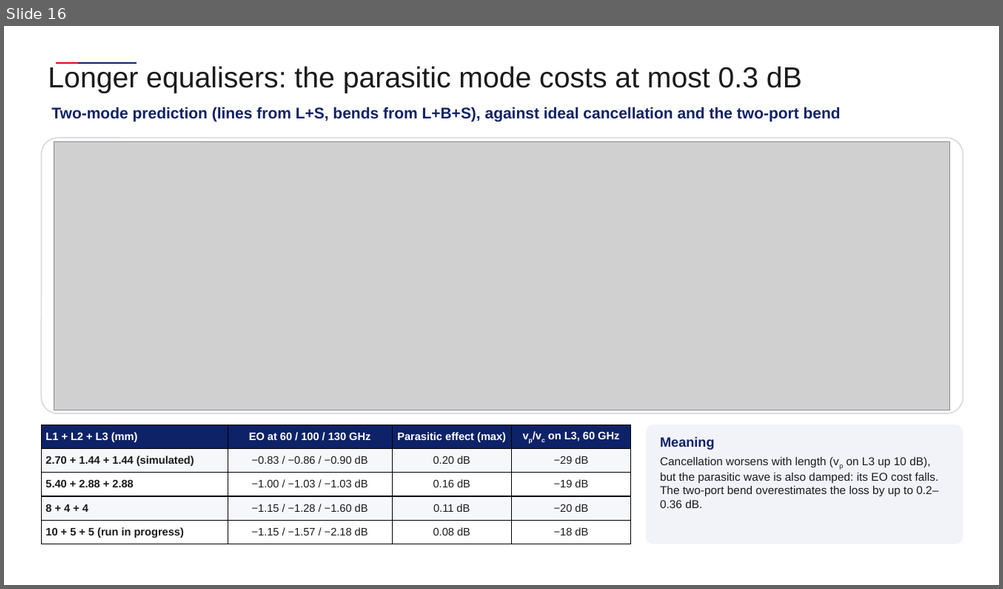
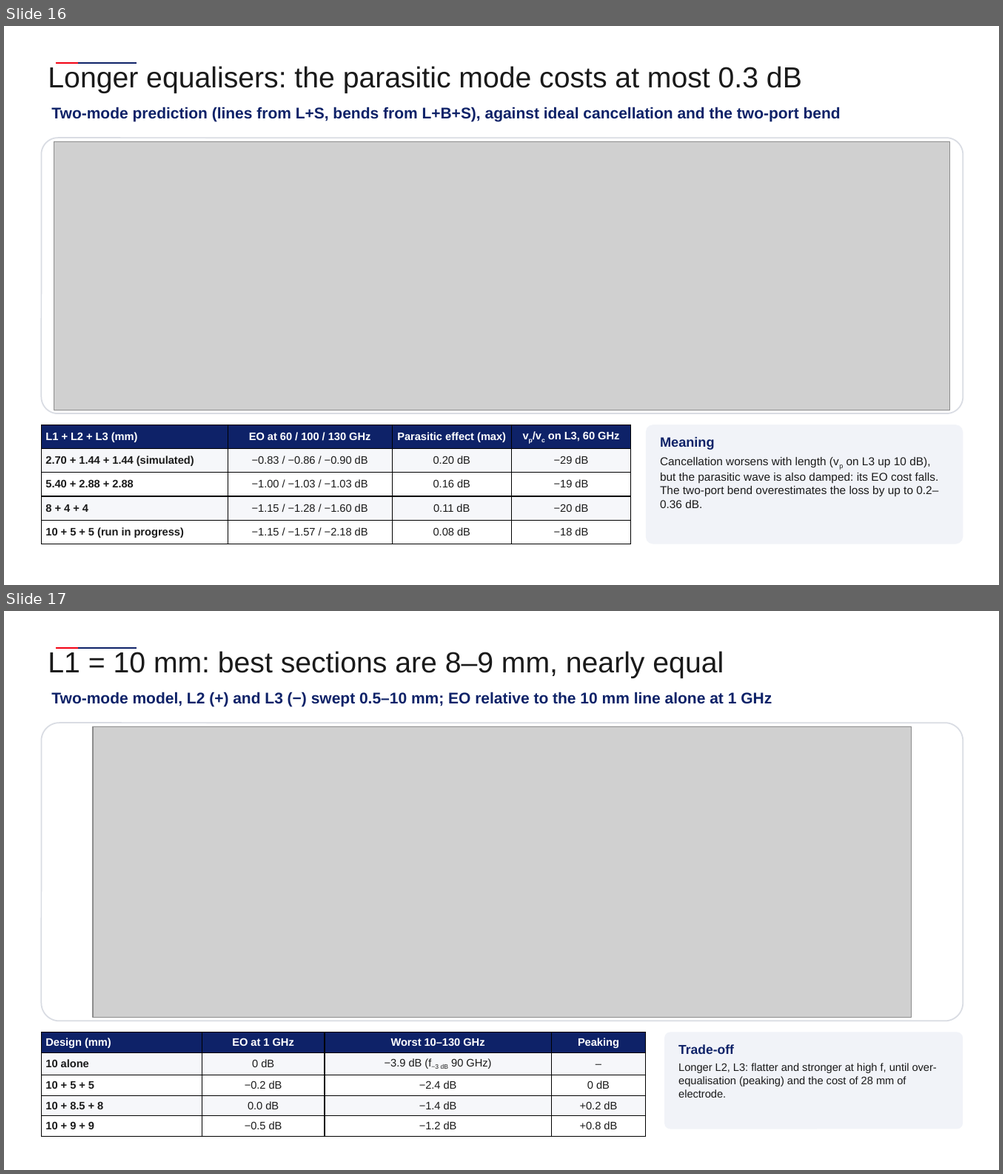
Before and after one commit to andreimuresian/claude, a slide deck: docs/cst/Equalization/Equalisation.pptx. Shown one above the other, each under a label of ours: slide 16 before the commit, slides 16 and 17 after it. The pictures are 1003x589 and 1003x1174 pixels, drawn with LibreOffice and Linux fonts; fonts in the diff are those of the drawing; grey boxes stand for pictures; background and template pictures are left out. Boxes give left, top, right and bottom in pixels: in the first picture for what was removed or moved away, otherwise in the second. Text is boxed around its words. In the diff, an @@ line names an element or a change of style, - is before the commit and + after.

```diff
--- a/docs/cst/Equalization/Equalisation.pptx
+++ b/docs/cst/Equalization/Equalisation.pptx
@@ slide 17 added at box(4, 611, 999, 1170), background #FFFFFF; not listed: 2 template elements that a slide beside it also shows @@
@@ text added at box(48, 651, 723, 678), 28 pt, text #1A1A1A @@
+L1 = 10 mm: best sections are 8–9 mm, nearly equal
@@ text added at box(51, 692, 771, 707), 15 pt, text #0E2268, bold @@
+Two-mode model, L2 (+) and L3 (−) swept 0.5–10 mm; EO relative to the 10 mm line alone at 1 GHz
@@ rounded rectangle added at box(41, 723, 963, 1022), fill #FFFFFF, outline #D9DCE3 1.25 pt @@
@@ picture added at box(93, 726, 911, 1017) @@
@@ table added at box(41, 1033, 646, 1133), 5 rows, 4 columns @@
+Design (mm) | EO at 1 GHz | Worst 10–130 GHz | Peaking
+10 alone | 0 dB | −3.9 dB (f−3 dB 90 GHz) | –
+10 + 5 + 5 | −0.2 dB | −2.4 dB | 0 dB
+10 + 8.5 + 8 | 0.0 dB | −1.4 dB | +0.2 dB
+10 + 9 + 9 | −0.5 dB | −1.2 dB | +0.8 dB
@@ rounded rectangle added at box(664, 1033, 963, 1130), fill #F1F3F8 @@
@@ text added at box(678, 1045, 936, 1098), 10.5 pt, text #1A1A1A @@
+Trade-off
+Longer L2, L3: flatter and stronger at high f, until over-equalisation (peaking) and the cost of 28 mm of electrode.
```
Also in this commit, not shown: 7 other files.
